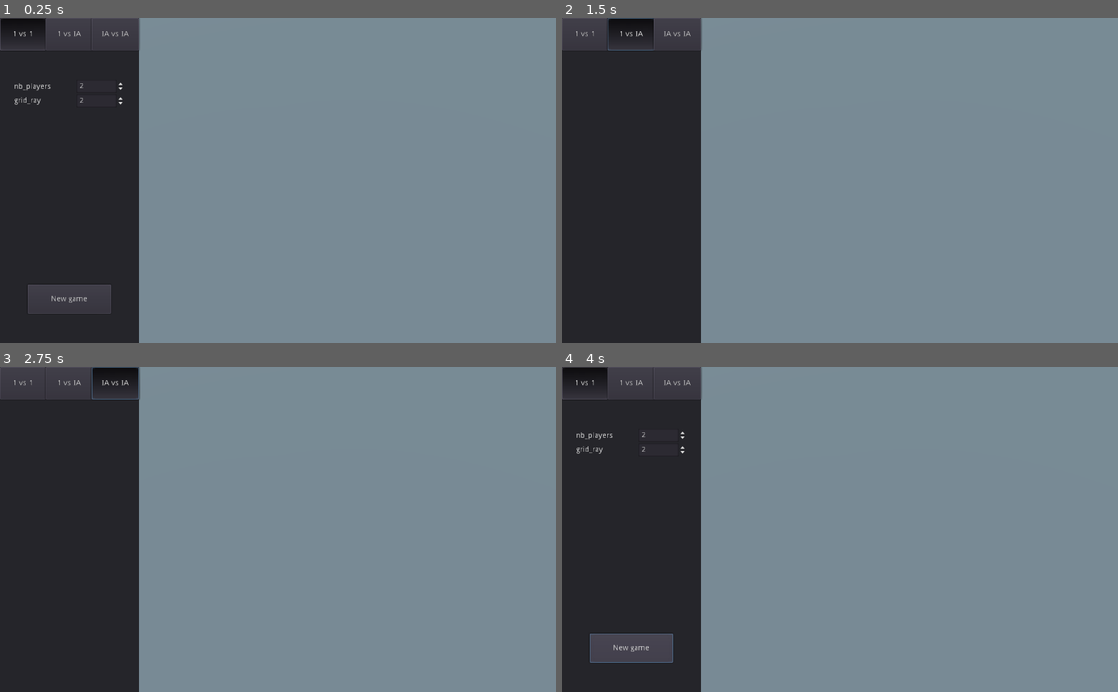
Above: before the commit, frames 1-4 (two rows, left to right).
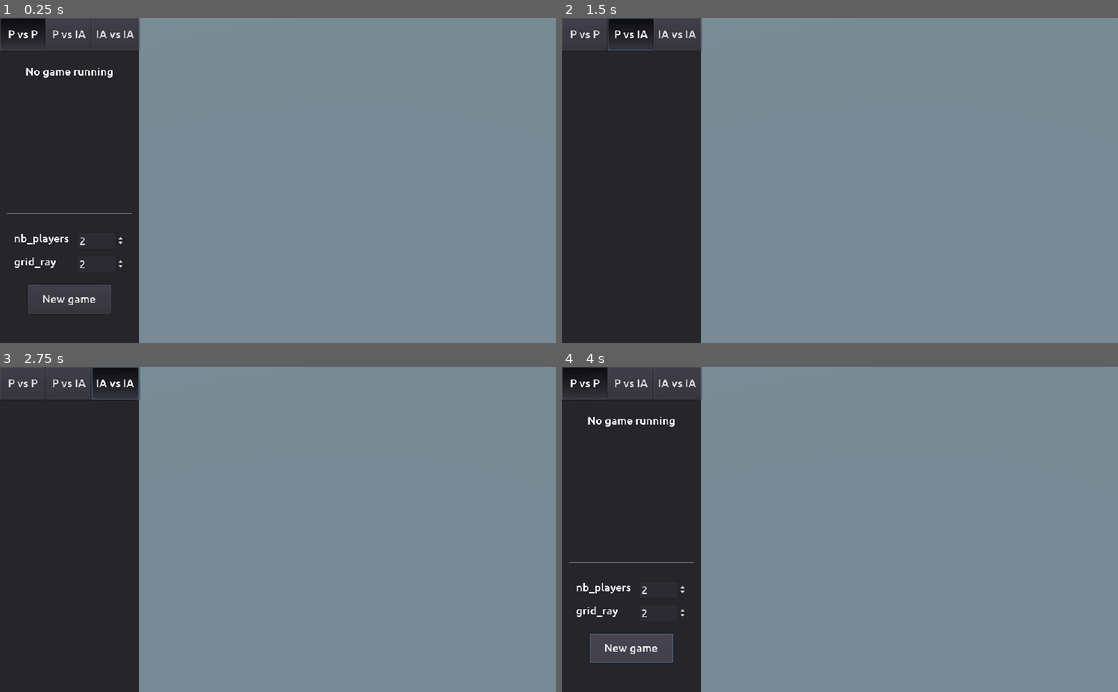
Above: after the commit, the same moments.

Repository: Naowak/Kothrak
Game: Godot game, scene res://Scenes/Main.tscn
Two runs of this game, one before a commit and one after it. Both use one fixed random seed, a clock stepped at 60 frames per second and the inputs below.
Inputs:
- Up to frame 1 (0.25 s): no input
- Up to frame 2 (1.5 s): click "1 vs 1" (after the commit: "P vs P") at 0.5 s; click "1 vs IA" (after the commit: "P vs IA") at 1.25 s
- Up to frame 3 (2.75 s): click "IA vs IA" at 2 s
- Up to frame 4 (4 s): click "1 vs 1" (after the commit: "P vs P") at 2.75 s; click "New game" at 3.5 s

The runs differ from the first frame. In frame 1, 0.9% of the frame differs, in the area x 1-25%, y 3-89%; in frame 2, 0.2%; in frame 3, 0.2%; in frame 4, 0.9%.
Error in both runs: Invalid get index 'status' (on base: 'Nil'). (res://Scripts/Main.gd:24)

Commit message:
interface pvp très bonne ! on aime ça !

Diff:
--- /dev/null
+++ b/gui/Fonts/Ubuntu-font.tres
@@ -0,0 +1,8 @@
+[gd_resource type="DynamicFont" load_steps=2 format=2]
+
+[ext_resource path="res://Fonts/Ubuntu-Medium.ttf" type="DynamicFontData" id=1]
+
+
+[resource]
+size = 20
+font_data = ExtResource( 1 )
--- a/gui/Scenes/Main.tscn
+++ b/gui/Scenes/Main.tscn
@@ -1,9 +1,10 @@
-[gd_scene load_steps=9 format=2]
+[gd_scene load_steps=10 format=2]
 
 [ext_resource path="res://Scripts/Camera.gd" type="Script" id=1]
 [ext_resource path="res://Scripts/Playground.gd" type="Script" id=2]
 [ext_resource path="res://Scripts/Main.gd" type="Script" id=3]
 [ext_resource path="res://Scripts/HTTPRequest.gd" type="Script" id=4]
+[ext_resource path="res://Scripts/Logs.gd" type="Script" id=5]
 [ext_resource path="res://Scripts/Panel.gd" type="Script" id=8]
 
 [sub_resource type="CylinderShape" id=1]
@@ -56,7 +57,7 @@
 anchor_bottom = 0.1
 toggle_mode = true
 pressed = true
-text = "1 vs 1"
+text = "P vs P"
 __meta__ = {
 "_edit_use_anchors_": false
 }
@@ -66,7 +67,7 @@
 anchor_right = 0.67
 anchor_bottom = 0.1
 toggle_mode = true
-text = "1 vs IA"
+text = "P vs IA"
 __meta__ = {
 "_edit_use_anchors_": false
 }
@@ -98,11 +99,11 @@
 
 [node name="SpinBox_nbplayers" type="SpinBox" parent="Panel/Control_PvP"]
 anchor_left = 0.55
-anchor_top = 0.1
+anchor_top = 0.62
 anchor_right = 0.9
-anchor_bottom = 0.1
+anchor_bottom = 0.62
 margin_bottom = 24.0
-max_value = 10.0
+max_value = 4.0
 value = 2.0
 __meta__ = {
 "_edit_use_anchors_": false
@@ -110,9 +111,11 @@
 
 [node name="Label_nbplayers" type="Label" parent="Panel/Control_PvP"]
 anchor_left = 0.1
-anchor_top = 0.11
+anchor_top = 0.62
 anchor_right = 0.45
-anchor_bottom = 0.14
+anchor_bottom = 0.62
+margin_right = 7.62939e-06
+margin_bottom = 24.0
 text = "nb_players"
 valign = 1
 __meta__ = {
@@ -121,11 +124,11 @@
 
 [node name="SpinBox_gridray" type="SpinBox" parent="Panel/Control_PvP"]
 anchor_left = 0.55
-anchor_top = 0.15
+anchor_top = 0.7
 anchor_right = 0.9
-anchor_bottom = 0.15
+anchor_bottom = 0.7
 margin_bottom = 24.0
-max_value = 5.0
+max_value = 4.0
 value = 2.0
 __meta__ = {
 "_edit_use_anchors_": false
@@ -133,11 +136,41 @@
 
 [node name="Label_gridray" type="Label" parent="Panel/Control_PvP"]
 anchor_left = 0.1
-anchor_top = 0.16
+anchor_top = 0.7
 anchor_right = 0.45
-anchor_bottom = 0.16
+anchor_bottom = 0.7
+margin_right = 7.62939e-06
+margin_bottom = 24.0
 text = "grid_ray"
 valign = 1
+__meta__ = {
+"_edit_use_anchors_": false
+}
+
+[node name="LineSep" type="ColorRect" parent="Panel/Control_PvP"]
+anchor_left = 0.05
+anchor_top = 0.6
+anchor_right = 0.95
+anchor_bottom = 0.6
+margin_top = -24.0
+margin_right = 1.52588e-05
+margin_bottom = -23.0
+color = Color( 0.509804, 0.509804, 0.509804, 1 )
+__meta__ = {
+"_edit_use_anchors_": false
+}
+
+[node name="Logs" type="RichTextLabel" parent="Panel/Control_PvP"]
+anchor_left = 0.1
+anchor_top = 0.05
+anchor_right = 0.9
+anchor_bottom = 0.5
+bbcode_enabled = true
+bbcode_text = "[center]No game running[/center]
+"
+text = "No game running
+"
+script = ExtResource( 5 )
 __meta__ = {
 "_edit_use_anchors_": false
 }
--- /dev/null
+++ b/gui/Scripts/Logs.gd
@@ -0,0 +1,27 @@
+extends RichTextLabel
+
+
+func _ready():
+	pass
+
+func update_text(gid, status, player_id, step):
+	var text = null
+	text = '[center]Game id : ' + str(gid) + '[/center]\n'
+	if status == 'new_game' or status == 'playing':
+		text += '[center]' + step + '[/center]\n\n'
+		for i in range(Utils.NB_PLAYERS):
+			var color = Utils.players_colors[i]
+			if i == player_id:
+				text += '[color=' + color + ']Player ' + str(i) + ' *[/color]\n'
+			else:
+				text += '[color=' + color + ']Player ' + str(i) + '[/color]\n'
+
+	elif status == 'win':
+		var color = Utils.players_colors[player_id]
+		text += '\n[color='+color+']Player '+str(player_id)+' won[/color]'
+
+	elif status == 'eliminted':
+		var color = Utils.players_colors[player_id]
+		text += '\n[color='+color+']Player '+str(player_id)+' is eliminated[/color]'
+
+	bbcode_text = text
--- a/gui/Scripts/Main.gd
+++ b/gui/Scripts/Main.gd
@@ -29,6 +29,7 @@
 	# End of the current game
 	elif data['status'] == 'win' or data['status'] == 'eliminated':
 		print('End of server game')
+		$Panel/Control_PvP/Logs.update_text(data['gid'], data['status'], player_id, null)
 
 
 # Create map and character instances, retrieve some informations
@@ -41,15 +42,14 @@
 	# Instance player
 	$Playground.instance_players(data['players_location'])
 	# Turn infos
-	player_id = data['player_id']
-	possible_plays = data['possible_plays']
-	step = 'move'
+	_playing_update(data)
 
 # Update the game with informations received
 func _playing_update(data):
 	player_id = data['player_id']
 	possible_plays = data['possible_plays']
 	step = 'move'
+	$Panel/Control_PvP/Logs.update_text(gid, data['status'], player_id, step)
 
 
 # Verify if play is correct and play it.
--- a/gui/project.godot
+++ b/gui/project.godot
@@ -24,6 +24,10 @@
 
 Utils="*res://Scripts/Utils.gd"
 
+[gui]
+
+theme/custom_font="res://Fonts/Ubuntu-font.tres"
+
 [rendering]
 
 quality/driver/driver_name="GLES2"
Binary file added: gui/Fonts/Ubuntu-Medium.ttf
Not shown, changed: gui/Exports/html5/kothrak_interface.pck
